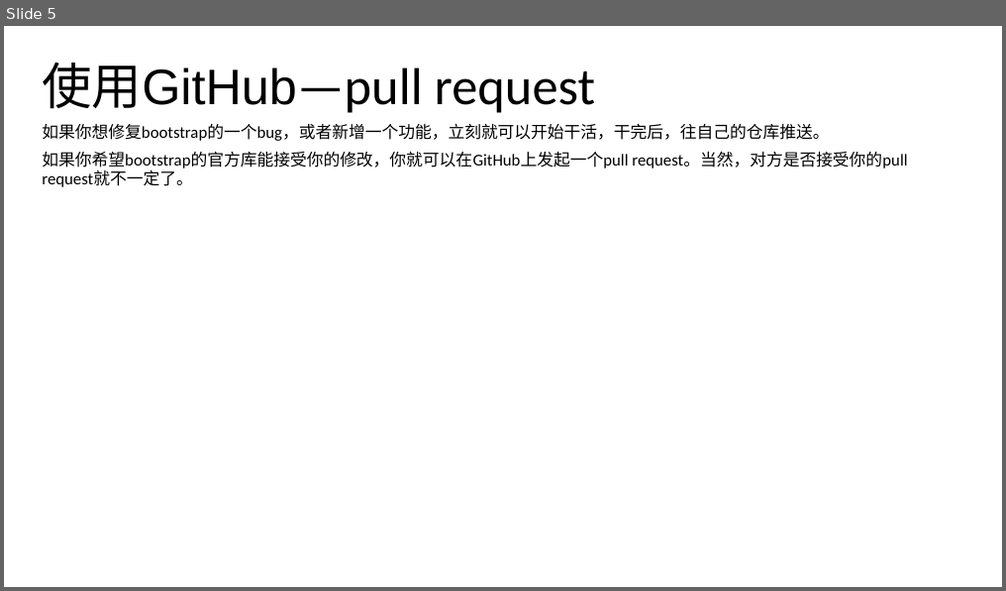
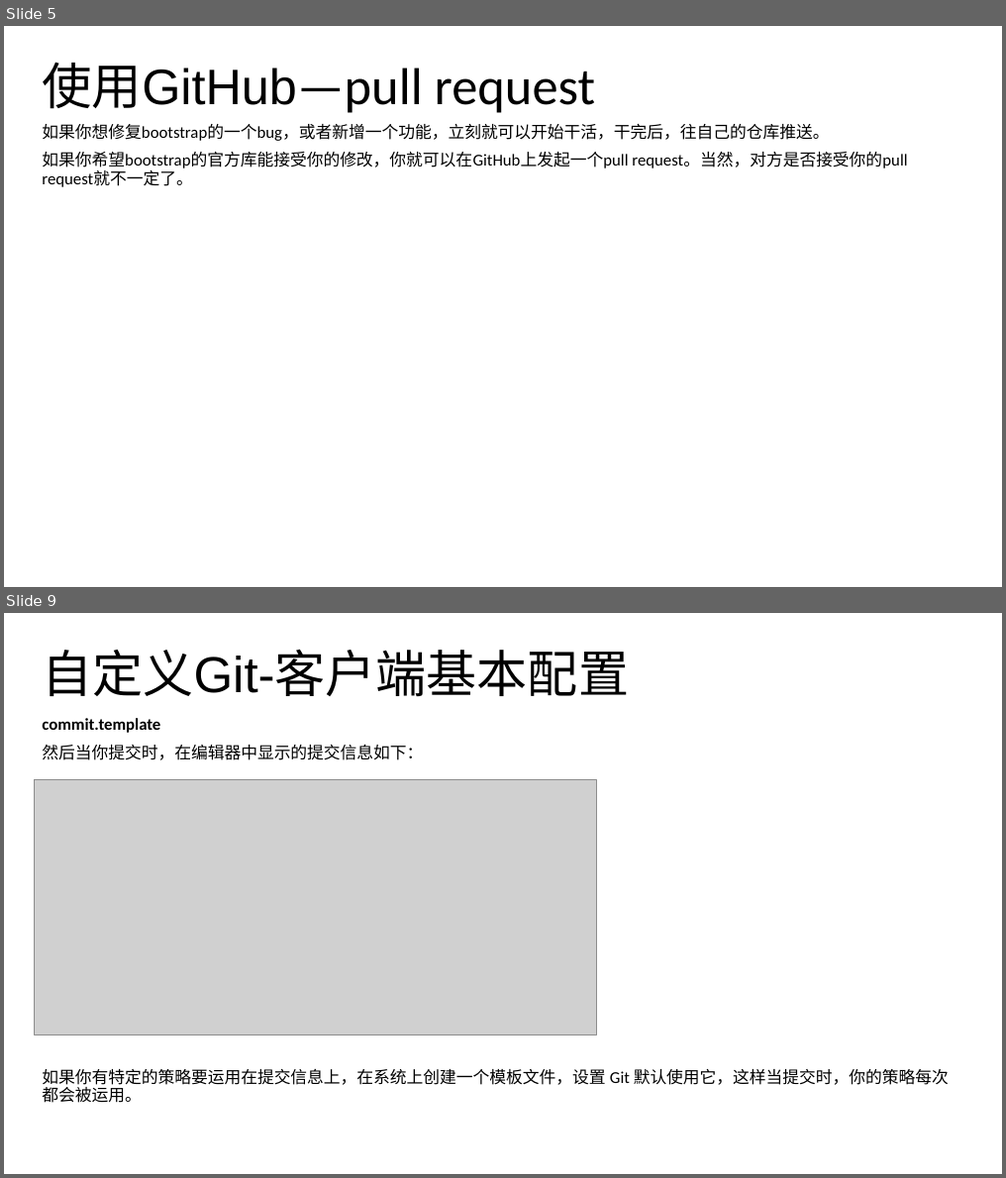
Before and after one commit to noprom/shandong, a slide deck: doc/ppt/迪力尼亚.pptx. Shown one above the other, each under a label of ours: slide 5 before the commit, slides 5 and 9 after it; the slides between them are not shown. The pictures are 1006x591 and 1006x1178 pixels, drawn with LibreOffice and Linux fonts; fonts in the diff are those of the drawing; grey boxes stand for pictures. Boxes give left, top, right and bottom in pixels: in the first picture for what was removed or moved away, otherwise in the second. Text is boxed around its words. In the diff, an @@ line names an element or a change of style, - is before the commit and + after.

```diff
--- a/doc/ppt/迪力尼亚.pptx
+++ b/doc/ppt/迪力尼亚.pptx
@@ slide 9 added at <box>4,613,1002,1174</box>, background #FFFFFF @@
@@ title added at <box>42,649,629,697</box>, 48.6 pt, text #000000 @@
+自定义Git-客户端基本配置
@@ subtitle added at <box>42,718,423,761</box>, 16 pt, text #000000 @@
+commit.template
+然后当你提交时，在编辑器中显示的提交信息如下：
@@ picture added at <box>35,780,597,1035</box> @@
@@ text added at <box>42,1069,948,1103</box>, 16 pt, text #000000 @@
+如果你有特定的策略要运用在提交信息上，在系统上创建一个模板文件，设置 Git 默认使用它，这样当提交时，你的策略每次都会被运用。
```
Also in this commit, not shown: 7 other slides added, 1 slide removed.
